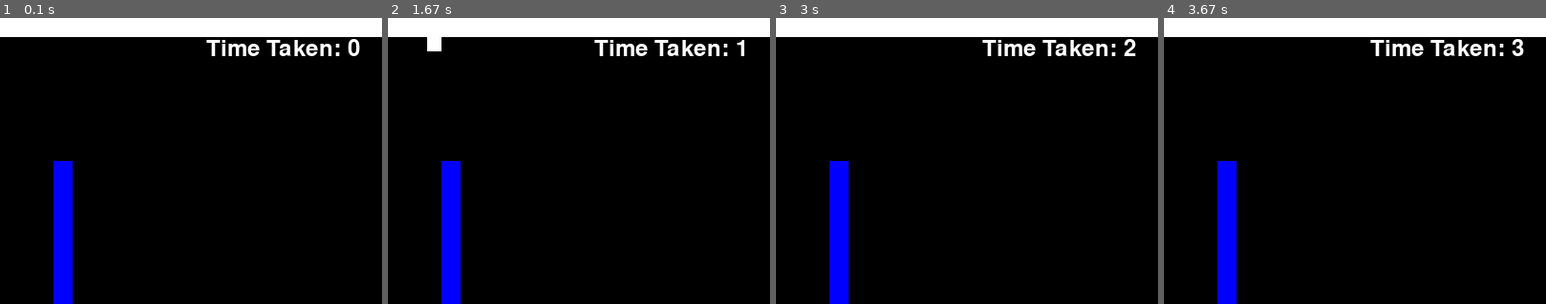
Above: before the commit, frames 1-4 (left to right).
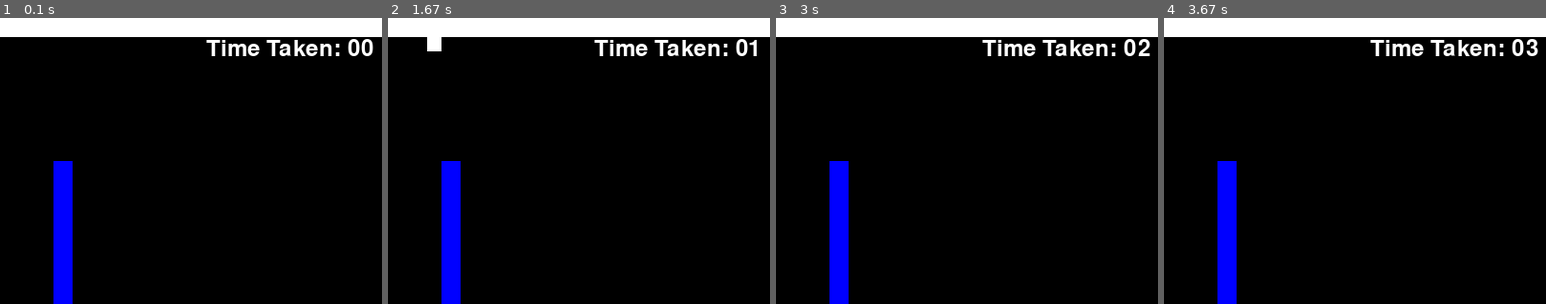
Above: after the commit, the same moments.

Repository: mk1021/E.T.GoHome
Game: pygame game, started from maze runner.py
The game is run twice, just before and just after one commit, with the same random seed, the same clock (stepped at 60 frames per second) and the same inputs.
Inputs:
- Up to frame 1 (0.1 s): no input
- Up to frame 2 (1.67 s): hold Right 0.33-0.8 s; hold Up 0.83-1.13 s; hold Right 1.17-1.63 s
- Up to frame 3 (3 s): hold Left 1.67-2.2 s; hold Down 2.23-2.53 s; hold Left 2.57-2.97 s
- Up to frame 4 (3.67 s): hold Up 3-3.37 s; hold Right from 3.4 s (still down)
The pictures show only the part of the screen within x 42-92%, y 0-50%; the shares and areas given below are measured in that part.

The runs differ from the first frame. In frame 1, 0.1% of the frame differs, in the area x 94-98%, y 7-14%; in frame 2, 0.2%, in the area x 91-97%, y 7-14%; in frame 3, 0.2%; in frame 4, 0.2%.

Commit message:
Score array completed

Diff:
--- a/maze runner.py
+++ b/maze runner.py
@@ -347,7 +347,7 @@
              server_name = '13.40.107.12'
              server_port = 12000
              client_socket.connect((server_name, server_port))
-             msg = str(remaining_time)
+             msg = str(f"{remaining_time:02}")
              client_socket.send(msg.encode())
              #return values from the server
              msg = client_socket.recv(1024)
@@ -357,7 +357,7 @@
         else:
          elapsed_time = int(time() - start_time)
         remaining_time = max( elapsed_time, 0)
-        countdown_text = font.render("Time Taken: " + str(remaining_time), True, WHITE)
+        countdown_text = font.render("Time Taken: " + str(f"{remaining_time:02}"), True, WHITE)
         screen.blit(countdown_text, [screen_width - 250, 20])
 
         # If the game state is "game_over", wait for the user to close the window
